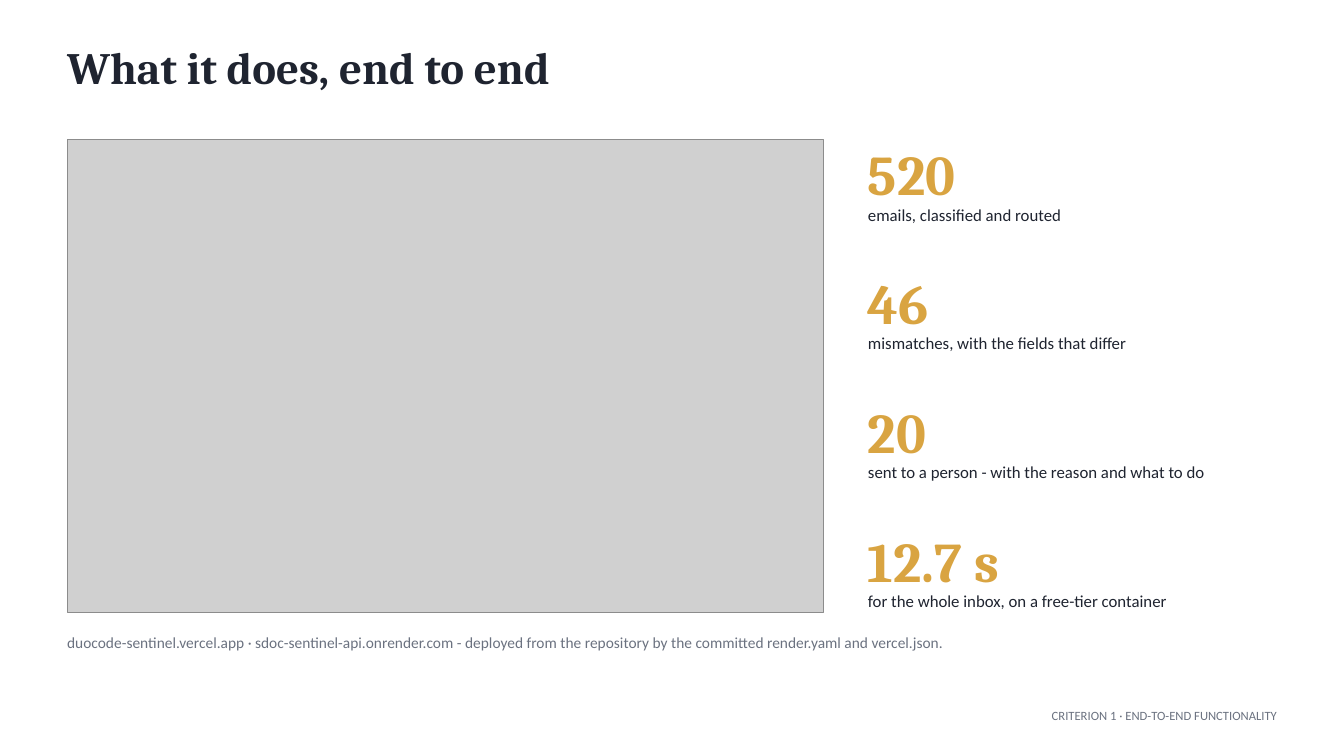
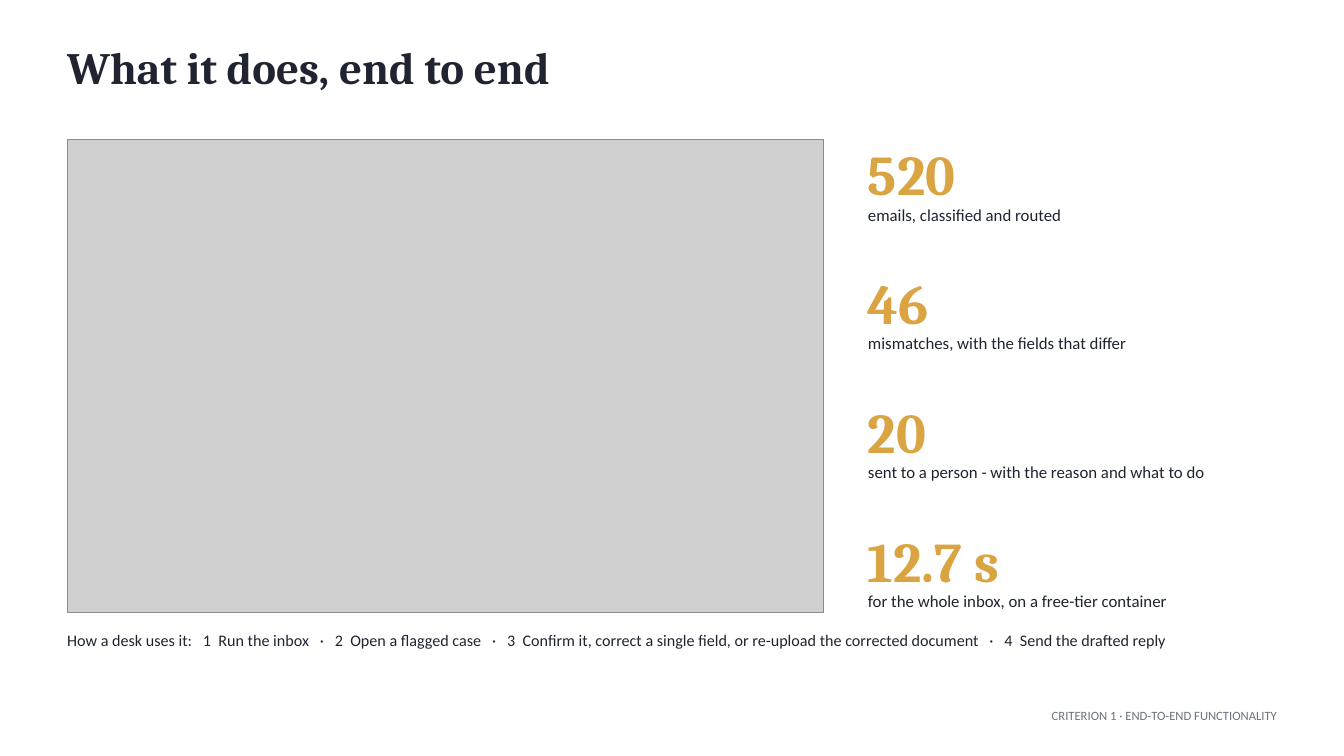
Before and after one commit to TCF1209/duocode-sentinel, a slide deck: slide 3 of docs/Sentinel-final-pitch.pptx. Drawn at 1344x756 pixels with LibreOffice and Linux fonts; fonts in the diff are those of the drawing; grey boxes stand for pictures. Boxes give left, top, right and bottom in pixels: in the first picture for what was removed or moved away, otherwise in the second. Text is boxed around its words. In the diff, an @@ line names an element or a change of style, - is before the commit and + after.

```diff
--- a/docs/Sentinel-final-pitch.pptx
+++ b/docs/Sentinel-final-pitch.pptx
@@ text at [67, 634, 1166, 649]: text changed; size 11 to 11.5 pt; text colour #6B7280 to #1F2430 @@
-duocode-sentinel.vercel.app · sdoc-sentinel-api.onrender.com - deployed from the repository by the committed render.yaml and vercel.json.
+How a desk uses it: 1 Run the inbox · 2 Open a flagged case · 3 Confirm it, correct a single field, or re-upload the corrected document · 4 Send the drafted reply
```
Also in this commit, not shown: 2 other slides changed, 2 other files.
